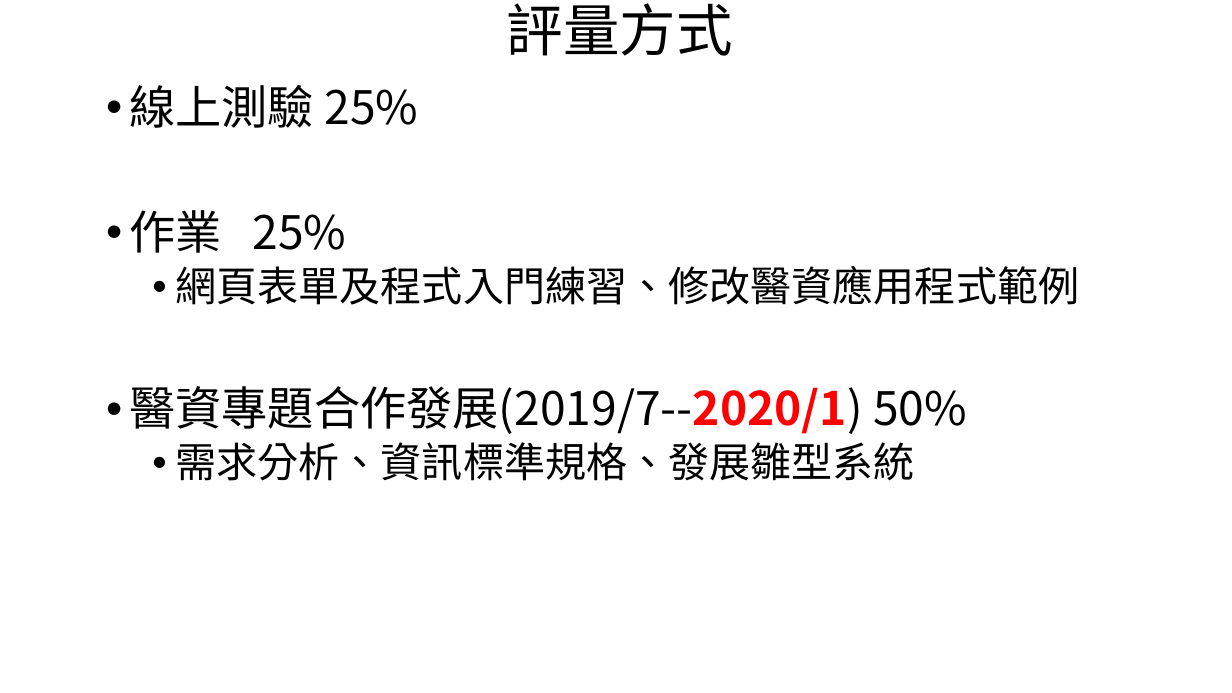
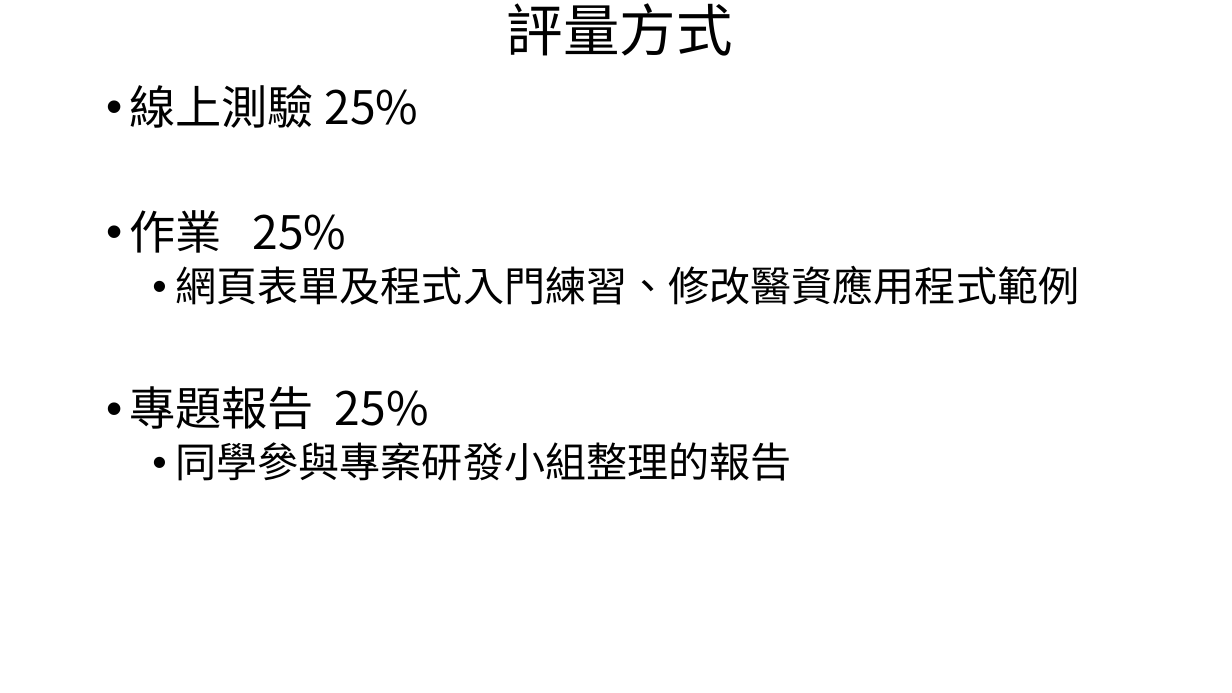
Before and after one commit to mos2718/MI20, a slide deck: slide 13 of S0_Introduction108.pptx (slide 19 before the commit). Drawn at 1232x693 pixels with LibreOffice and Linux fonts; fonts in the diff are those of the drawing; background and template pictures are left out. Boxes give left, top, right and bottom in pixels: in the first picture for what was removed or moved away, otherwise in the second. Text is boxed around its words. In the diff, an @@ line names an element or a change of style, - is before the commit and + after.

```diff
--- a/S0_Introduction108.pptx
+++ b/S0_Introduction108.pptx
@@ text at bbox=[129, 386, 791, 481]: text changed; size 36 to 32 pt @@
-• 醫資專題合作發展(2019/7--2020/1) 50%
-  • 需求分析、資訊標準規格、發展雛型系統
+• 專題報告 25%
+  • 同學參與專案研發小組整理的報告
```
Also in this commit, not shown: 2 other slides changed, 7 slides removed, 1 other file.
